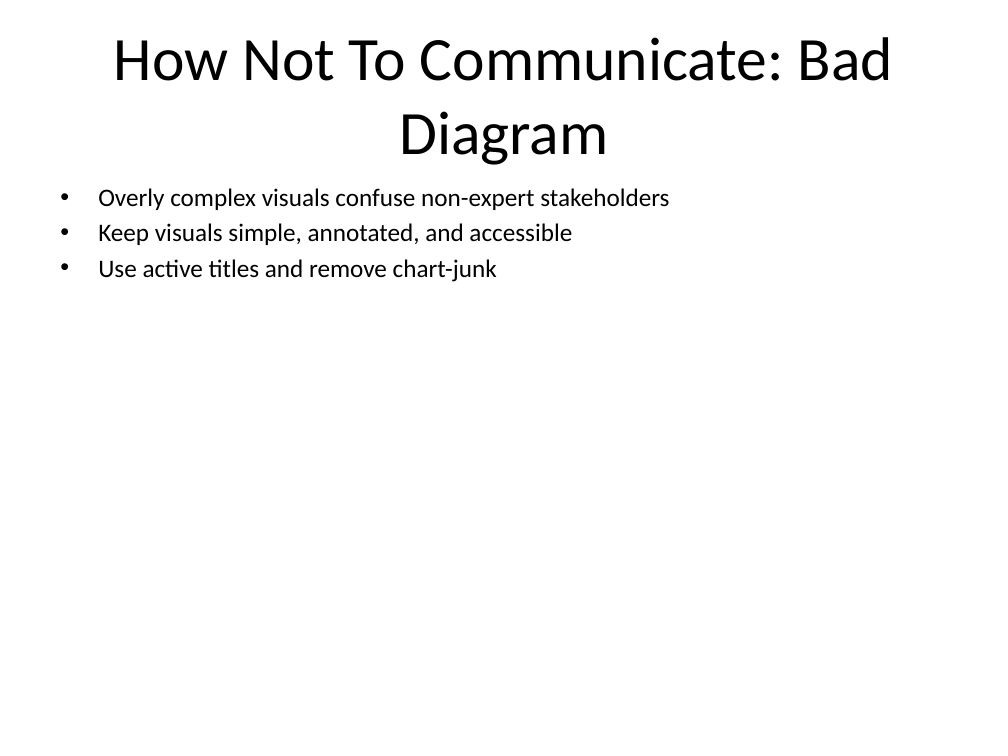
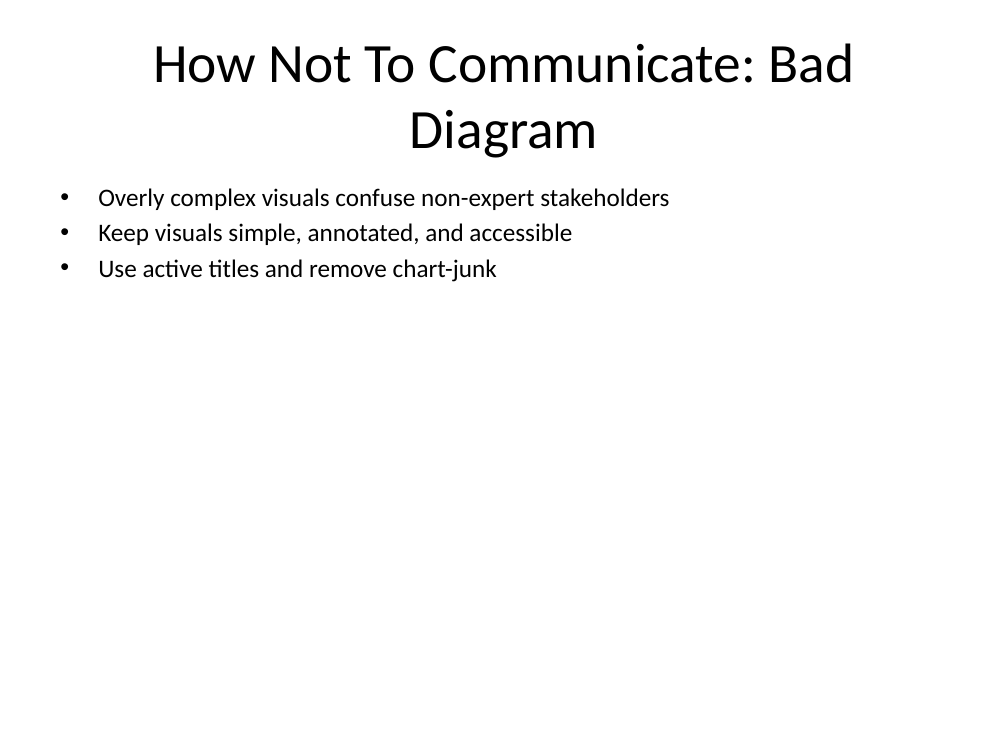
Before and after one commit to neelsoumya/visualization_lecture, a slide deck: slide 21 of slides/data_storytelling_slides.pptx. Drawn at 1008x756 pixels with LibreOffice and Linux fonts; fonts in the diff are those of the drawing. Boxes give left, top, right and bottom in pixels: in the first picture for what was removed or moved away, otherwise in the second. Text is boxed around its words. In the diff, an @@ line names an element or a change of style, - is before the commit and + after.

```diff
--- a/slides/data_storytelling_slides.pptx
+++ b/slides/data_storytelling_slides.pptx
@@ title "How Not To Communicate: Bad ..." at (x1=153, y1=43, x2=855, y2=158): size 44 to 39.6 pt @@
```
Also in this commit, not shown: 11 other slides changed, 2 other files.
